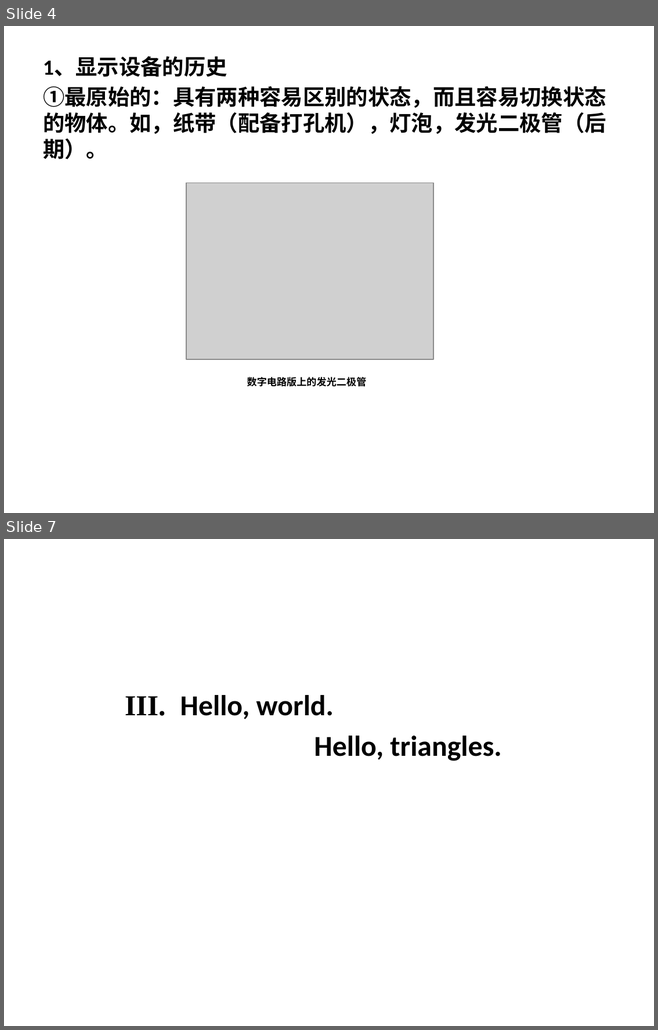
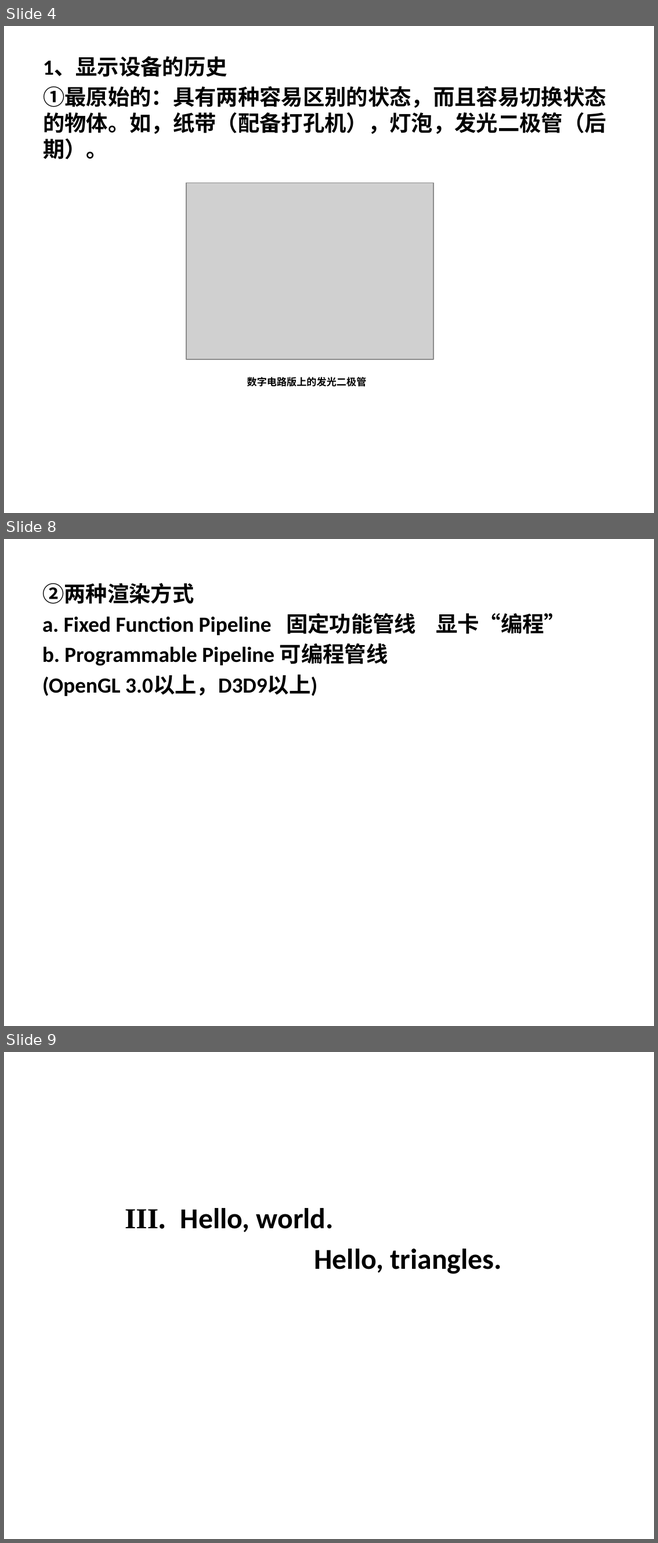
Before and after one commit to xiangaodielian/molehill-lab, a slide deck: notes/演示文稿1.pptx. Shown one above the other, each under a label of ours: slides 4 and 7 before the commit, slides 4, 8 and 9 after it; the slides between them are not shown. The pictures are 658x1030 and 658x1543 pixels, drawn with LibreOffice and Linux fonts; fonts in the diff are those of the drawing; grey boxes stand for pictures; background and template pictures are left out. Boxes give left, top, right and bottom in pixels: in the first picture for what was removed or moved away, otherwise in the second. Text is boxed around its words. In the diff, an @@ line names an element or a change of style, - is before the commit and + after.

```diff
--- a/notes/演示文稿1.pptx
+++ b/notes/演示文稿1.pptx
@@ slide 8 added at bbox=[4, 539, 654, 1026], background picture (left out) @@
@@ text added at bbox=[42, 583, 565, 696], 24 pt, text #000000, bold @@
+②两种渲染方式
+a. Fixed Function Pipeline 固定功能管线 显卡“编程”
+b. Programmable Pipeline 可编程管线
+(OpenGL 3.0以上，D3D9以上)
@@ what was slide 7 is now slide 9 @@
```
Also in this commit, not shown: 1 slide changed, 6 other slides added, 2 slides removed.
